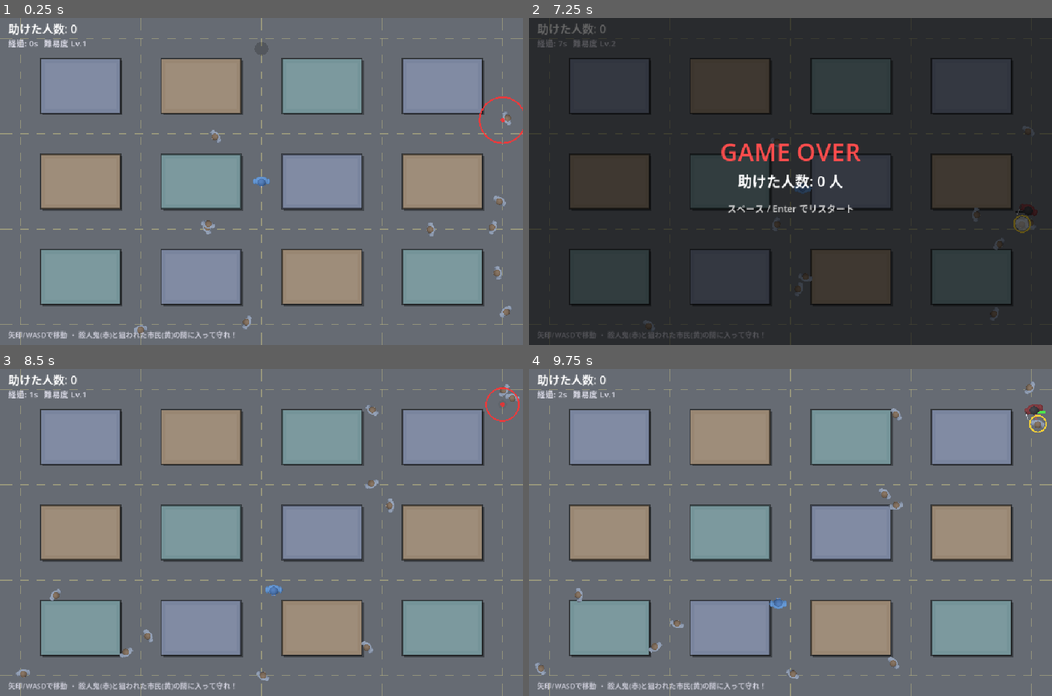
Above: before the commit, frames 1-4 (two rows, left to right).
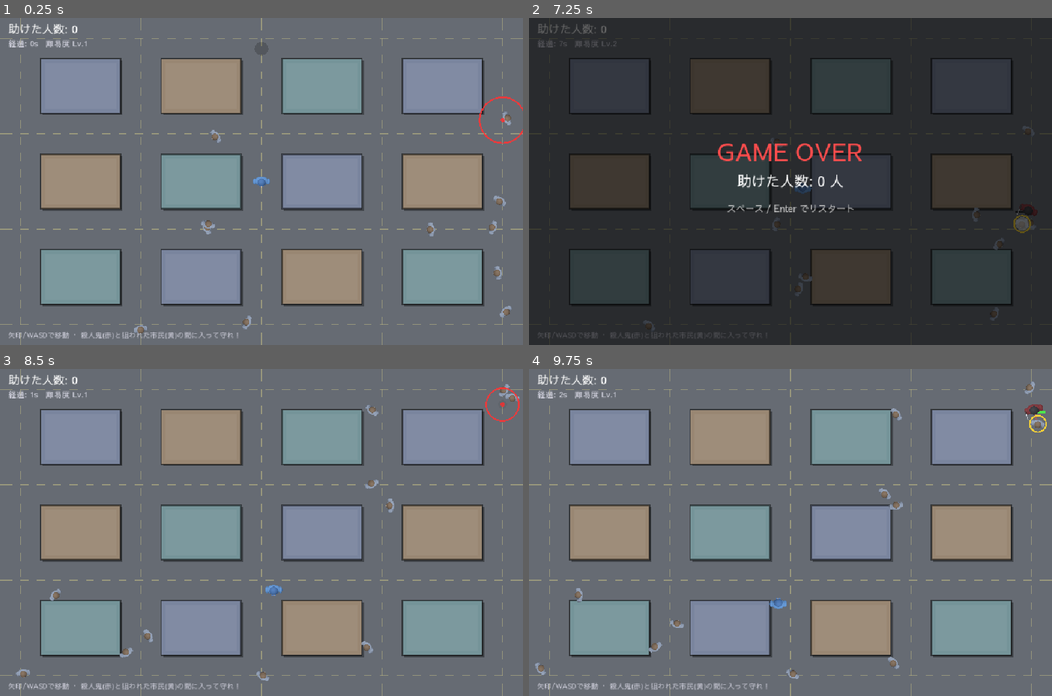
Above: after the commit, the same moments.

Repository: dala00/godot-citizen-defender
Game: Godot game, scene res://Main.tscn
Same seed, same stepped clock (60 frames per second), same inputs: the game is played once before the commit and once after it.
Inputs (mouse positions are in pixels of both pictures, inside the frame that each line leads up to):
- Up to frame 1 (0.25 s): no input
- Up to frame 2 (7.25 s): tap Enter at 0.5, 1.35, 2.85, 4.35, 5.85 s; move the mouse to (905, 165) at 0.52 s; hold Right 0.53-1.28 s; hold Enter 0.53-1.28 s; click (905, 165) at 0.67 s; tap Space at 0.77, 1.52, 3.02, 3.77, 4.52, 6.02, 6.77 s; move the mouse to (685, 197) at 1.27 s; hold Down 1.28-2.03 s; click (685, 197) at 1.42 s; move the mouse to (842, 109) at 2.02 s; hold Right 2.03-2.78 s; hold Enter 2.03-2.78 s; click (842, 109) at 2.17 s; move the mouse to (764, 246) at 2.77 s; hold Up 2.78-3.53 s; click (764, 246) at 2.92 s; move the mouse to (947, 230) at 3.52 s; hold Enter 3.53-4.28 s; hold Left 3.53-5.03 s; click (947, 230) at 3.67 s; move the mouse to (633, 132) at 4.27 s; click (633, 132) at 4.42 s; move the mouse to (816, 181) at 5.02 s; hold Down 5.03-5.78 s; hold Enter 5.03-5.78 s; click (816, 181) at 5.17 s; move the mouse to (712, 99) at 5.77 s; hold Right 5.78-6.53 s; click (712, 99) at 5.92 s; move the mouse to (905, 165) at 6.52 s; hold Up from 6.53 s (still down); hold Enter from 6.53 s (still down); click (905, 165) at 6.67 s
- Up to frame 3 (8.5 s): move the mouse to (156, 548) at 7.27 s; release Up at 7.28 s; release Enter at 7.28 s; hold Right 7.28-8.03 s; tap Enter at 7.35 s; click (156, 548) at 7.42 s; tap Space at 7.52 s; move the mouse to (313, 460) at 8.02 s; hold Down from 8.03 s (still down); hold Enter from 8.03 s (still down); click (313, 460) at 8.17 s
- Up to frame 4 (9.75 s): move the mouse to (764, 597) at 8.77 s; release Down at 8.78 s; release Enter at 8.78 s; hold Left 8.78-9.53 s; tap Enter at 8.85 s; click (764, 597) at 8.92 s; tap Space at 9.02 s; move the mouse to (947, 581) at 9.52 s; hold Up from 9.53 s (still down); hold Enter from 9.53 s (still down); click (947, 581) at 9.67 s

The runs differ from the first frame. In frame 1, 0.7% of the frame differs, in the area x 1-46%, y 1-99%; in frame 2, 1.5%, in the area x 1-64%, y 1-98%; in frame 3, 0.7%; in frame 4, 0.7%.

Commit message:
Web書き出し対応：日本語フォント埋め込みとBGM自動再生制限
- 日本語フォントを同梱（OS依存のSystemFontはWebで豆腐になるため）
  Sawarabi Gothic(OFL)を使用文字+ASCIIにサブセット化(約87KB)し load() で優先ロード
  tools/subset_font.py で .gd を走査して再生成可能。原本は fonts/_src/(非管理)
- BGMはブラウザの自動再生制限に合わせ、Webでは初回クリック/キーで開始
  （OS.has_feature("web")で分岐、デスクトップは即再生）
- export_presets に exclude_filter を追加（原本フォント・resource を pck から除外）
- exports/ はビルド成果物を非管理（.gdignore で取り込みも除外）
- README/CLAUDE に手順とフォント・BGMクレジットを追記

Co-Authored-By: Claude Opus 4.8 <noreply@anthropic.com>

Diff:
--- a/Main.gd
+++ b/Main.gd
@@ -44,12 +44,14 @@
 
 var sfx := {}   # 効果音キャッシュ（起動時にコード合成）
 var tex := {}   # キャラのスプライト（Blender 製・未インポート時は丸で代替）
+var bgm_player: AudioStreamPlayer
+var bgm_started := false
 const DEBUG_AUTOPLAY := false   # スクショ撮影用の自動操作（撮影後 false に戻す）
 
 
 func _ready() -> void:
 	rng.randomize()
-	font = ThemeDB.fallback_font
+	font = _load_font()
 	_load_tex()
 	_build_sfx()
 	_start_bgm()
@@ -68,9 +70,33 @@
 	p.name = "BGM"
 	p.stream = stream
 	p.volume_db = -10.0   # SE が聞こえるよう控えめ
-	p.bus = "Master"
 	add_child(p)
-	p.play()
+	bgm_player = p
+	# ブラウザはユーザー操作前の play() を無視する。Web は初回操作で開始。
+	if not OS.has_feature("web"):
+		p.play()
+		bgm_started = true
+
+
+func _input(event: InputEvent) -> void:
+	# Web 用：最初のクリック/キー入力で BGM を開始
+	if bgm_started or bgm_player == null:
+		return
+	var act: bool = (event is InputEventMouseButton and event.pressed) \
+		or (event is InputEventKey and event.pressed)
+	if act:
+		bgm_player.play()
+		bgm_started = true
+
+
+## 同梱の日本語フォント（サブセット）。Web では OS フォントが無いので必須。
+func _load_font() -> Font:
+	var path := "res://fonts/SawarabiGothic.ttf"
+	if ResourceLoader.exists(path):
+		var f = load(path)
+		if f is Font:
+			return f
+	return ThemeDB.fallback_font
 
 
 func _load_tex() -> void:
Not shown, added: export_presets.cfg
Not shown, added: exports/.gdignore
Not shown, added: fonts/OFL.txt
Binary file added: fonts/SawarabiGothic.ttf
Not shown, added: fonts/SawarabiGothic.ttf.import
Binary file added: resource/icon.jpg
Binary file added: resource/icon.png
Not shown, changed: .gitignore
Not shown, changed: CLAUDE.md
Not shown, changed: README.md
Not shown, added: tools/subset_font.py
